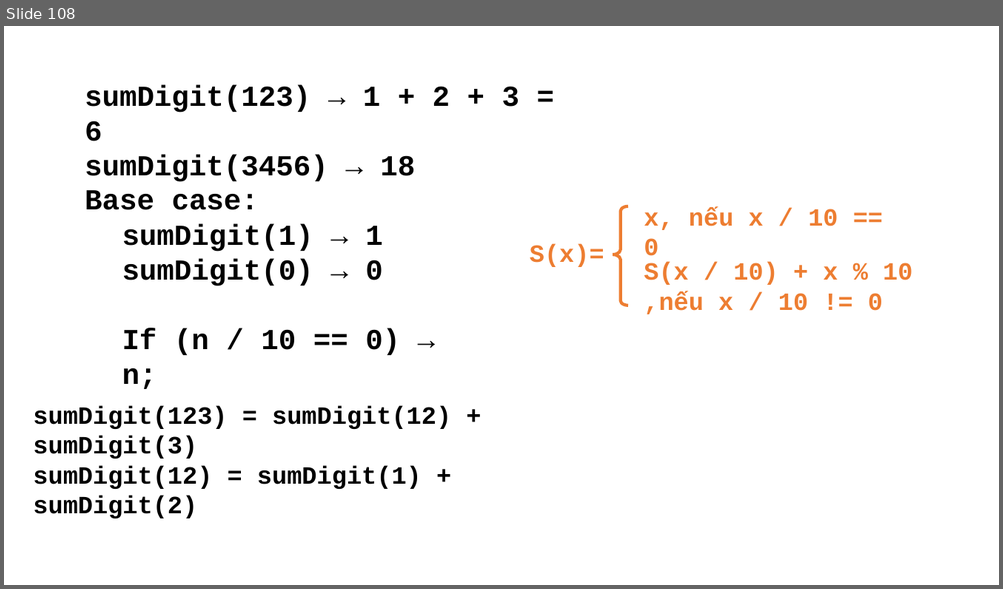
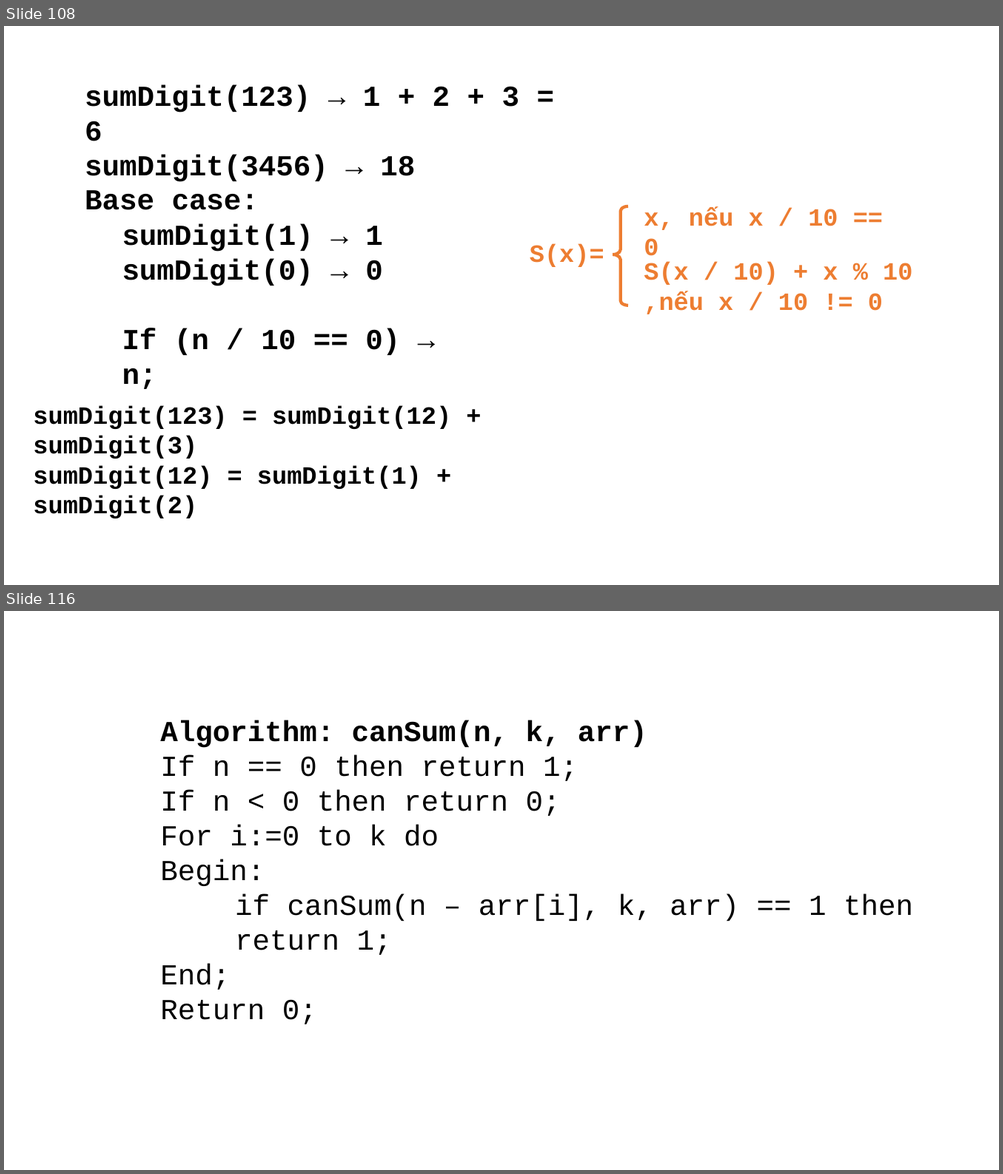
Before and after one commit to lovinh/Programming-Techniques, a slide deck: Presentations/Recusion.pptx. Shown one above the other, each under a label of ours: slide 108 before the commit, slides 108 and 116 after it; the slides between them are not shown. The pictures are 1003x589 and 1003x1174 pixels, drawn with LibreOffice and Linux fonts; fonts in the diff are those of the drawing. Boxes give left, top, right and bottom in pixels: in the first picture for what was removed or moved away, otherwise in the second. Text is boxed around its words. In the diff, an @@ line names an element or a change of style, - is before the commit and + after.

```diff
--- a/Presentations/Recusion.pptx
+++ b/Presentations/Recusion.pptx
@@ slide 116 added at (x1=4, y1=611, x2=999, y2=1170), background #FFFFFF @@
@@ text added at (x1=160, y1=721, x2=913, y2=1025), 28 pt, text #000000 @@
+Algorithm: canSum(n, k, arr)
+If n == 0 then return 1;
+If n < 0 then return 0;
+For i:=0 to k do
+Begin:
+if canSum(n – arr[i], k, arr) == 1 then return 1;
+End;
+Return 0;
```
Also in this commit, not shown: 8 other slides added, 21 other files.
